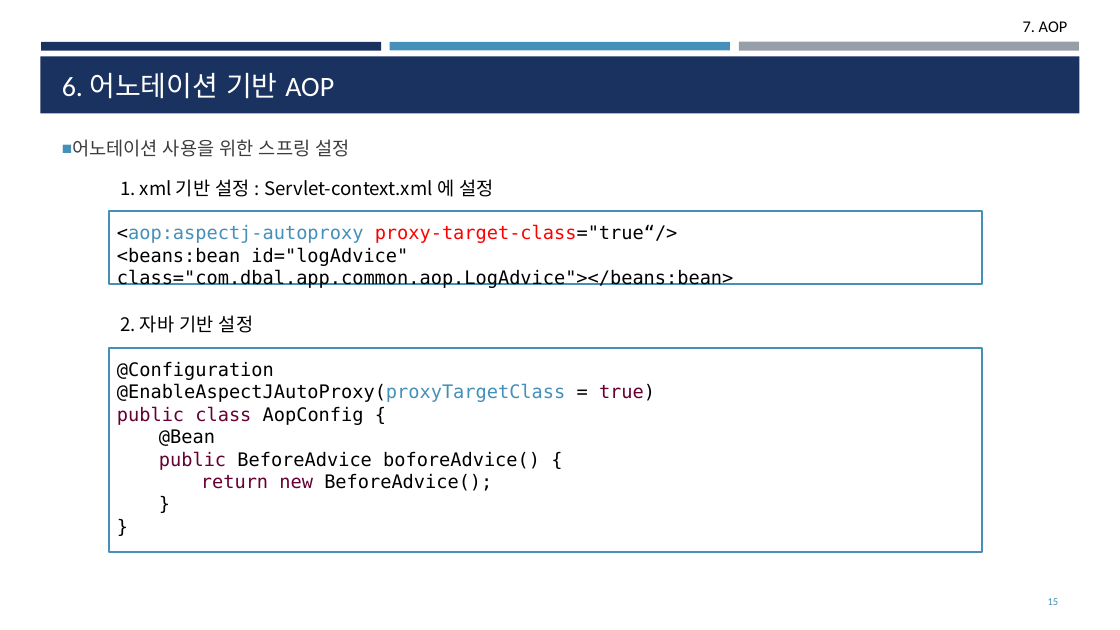
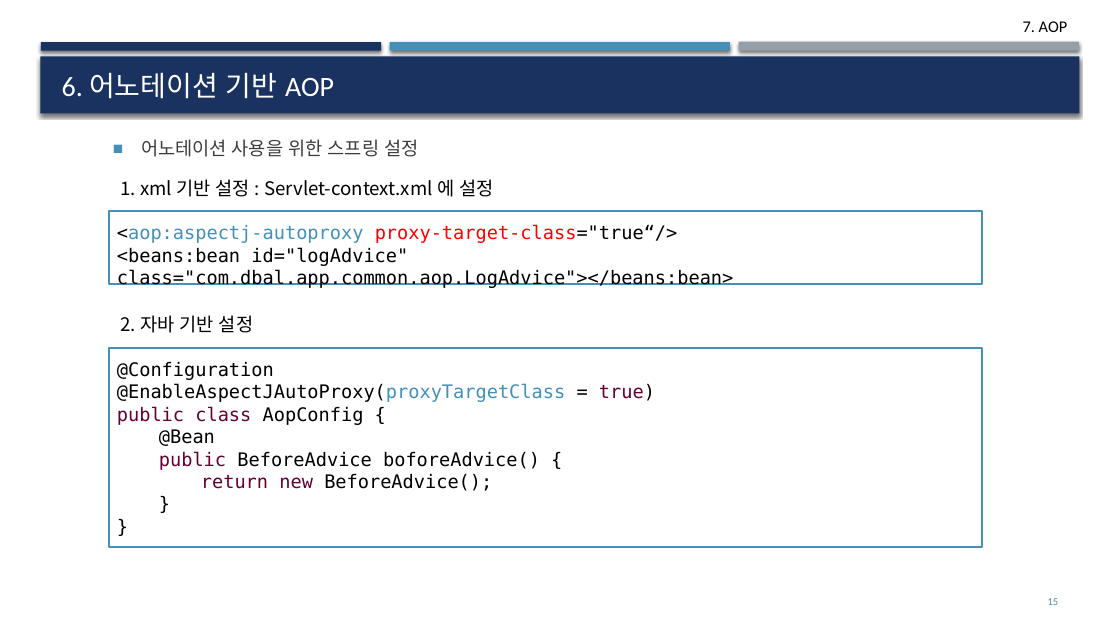
Before and after one commit to deukvely/spring, a slide deck: slide 15 of PPT/07_AOP.pptx. Drawn at 1120x630 pixels with LibreOffice and Linux fonts; fonts in the diff are those of the drawing. Boxes give left, top, right and bottom in pixels: in the first picture for what was removed or moved away, otherwise in the second. Text is boxed around its words. In the diff, an @@ line names an element or a change of style, - is before the commit and + after.

```diff
--- a/PPT/07_AOP.pptx
+++ b/PPT/07_AOP.pptx
@@ shadow on in 4 elements at [41, 42, 381, 50], [739, 42, 1079, 51], [390, 42, 730, 50], [40, 56, 1080, 113] @@
@@ text "어노테이션 사용을 위한 스프링 설정": place and size @@
-text "어노테이션 사용을 위한 스프링 설정" at [72, 139, 350, 157]
+text "어노테이션 사용을 위한 스프링 설정" at [141, 139, 418, 157]
@@ rectangle "@Configuration": place and size @@
-rectangle "@Configuration" at [108, 348, 982, 552]
+rectangle "@Configuration" at [108, 348, 982, 547]
```
Also in this commit, not shown: 20 other slides changed, 9 other files.
